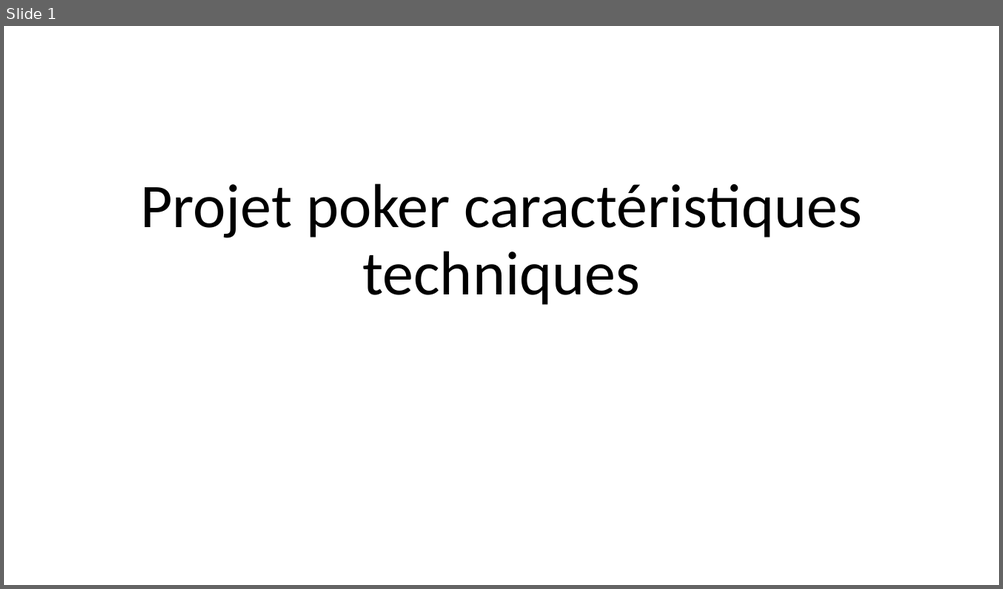
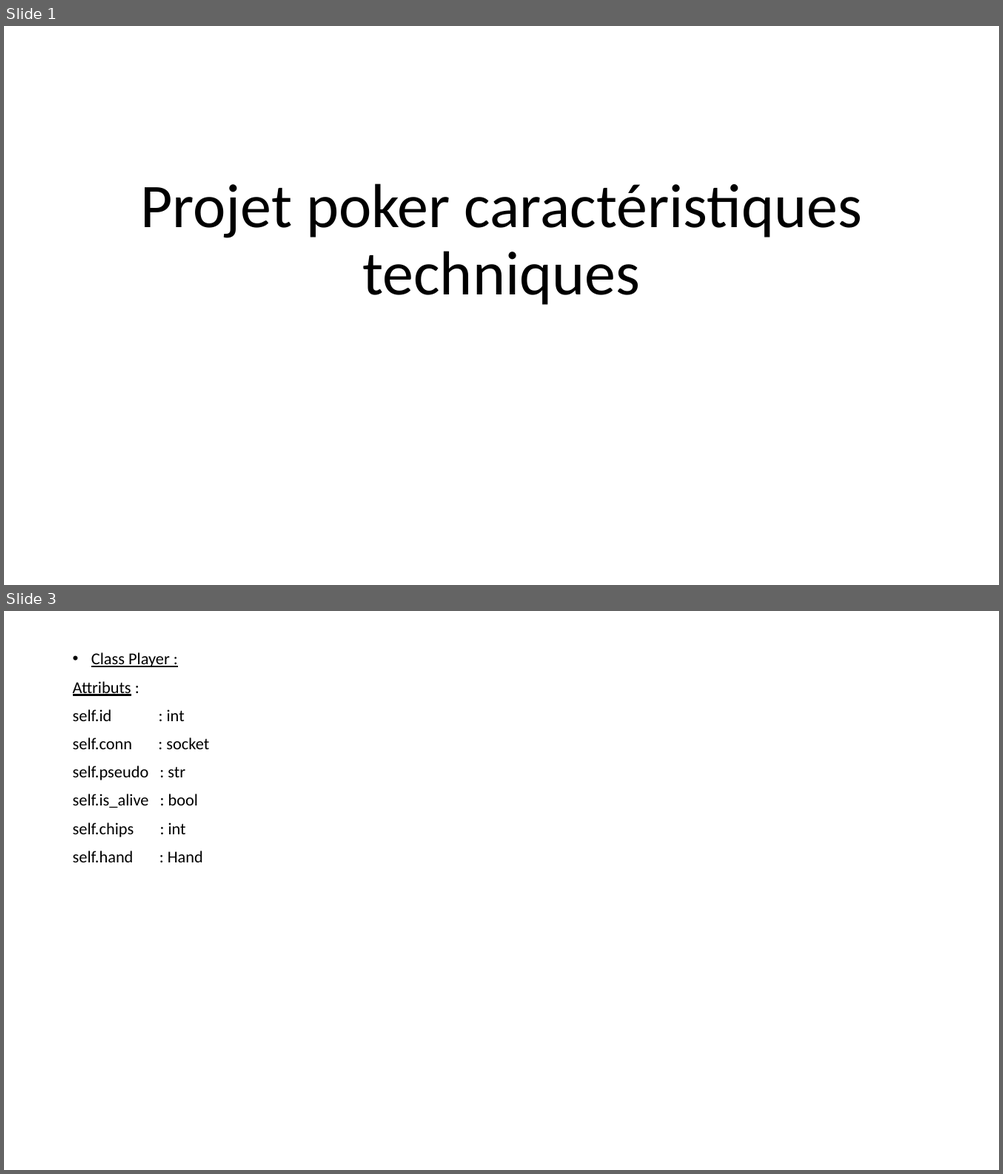
Before and after one commit to TooFuW/ProjetPoker, a slide deck: caractéristiques_techniques.pptx. Shown one above the other, each under a label of ours: slide 1 before the commit, slides 1 and 3 after it; the slides between them are not shown. The pictures are 1003x589 and 1003x1174 pixels, drawn with LibreOffice and Linux fonts; fonts in the diff are those of the drawing. Boxes give left, top, right and bottom in pixels: in the first picture for what was removed or moved away, otherwise in the second. Text is boxed around its words. In the diff, an @@ line names an element or a change of style, - is before the commit and + after.

```diff
--- a/caractéristiques_techniques.pptx
+++ b/caractéristiques_techniques.pptx
@@ slide 3 added at <box>4,611,999,1170</box>, background #FFFFFF @@
@@ text added at <box>73,652,209,863</box>, 16 pt, text #000000 @@
+• Class Player :
+Attributs :
+self.id : int
+self.conn : socket
+self.pseudo : str
+self.is_alive : bool
+self.chips : int
+self.hand : Hand
```
Also in this commit, not shown: 4 other slides added, 1 slide removed.
